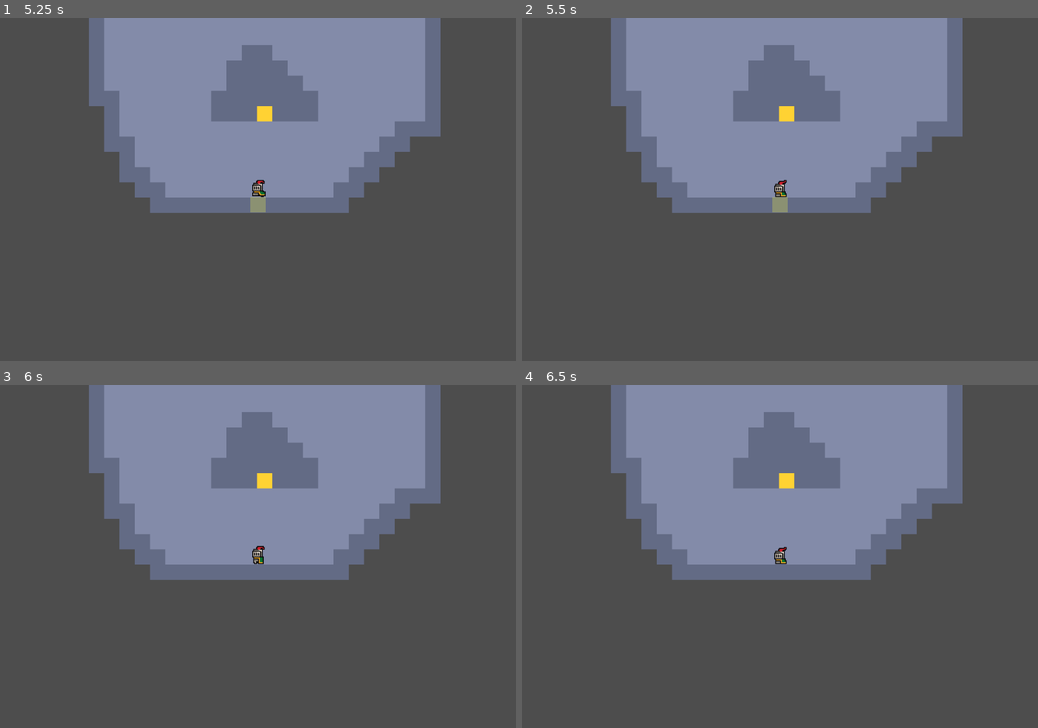
Above: before the commit, frames 1-4 (two rows, left to right).
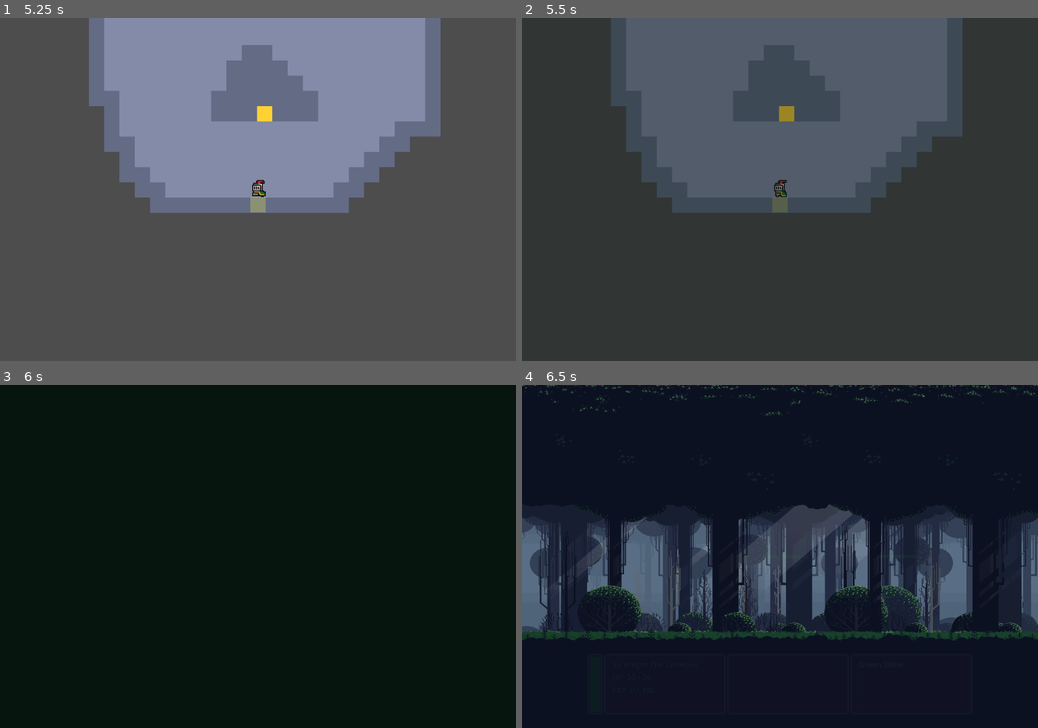
Above: after the commit, the same moments.

Repository: JosiahKey/new-beginnings-version-0.1.0
Game: Godot game, scene res://Scenes/main.tscn
Same seed, same stepped clock (60 frames per second), same inputs: the game is played once before the commit and once after it.
Inputs (mouse positions are in pixels of both pictures, inside the frame that each line leads up to):
- Up to frame 1 (5.25 s): tap Enter at 0.5, 2, 3.5 s; move the mouse to (371, 172) at 0.52 s; hold Right (ui_right) 0.53-1.25 s; hold E (Interact) 0.53-1.25 s; click (371, 172) at 0.67 s; tap Space at 1.25, 2.75, 5 s; drag from (154, 206) to (273, 189) at 1.27 s; move the mouse to (309, 114) at 2.02 s; hold Right (ui_right) 2.03-2.75 s; hold E (Interact) 2.03-2.75 s; drag from (232, 258) to (196, 114) at 2.77 s; move the mouse to (412, 240) at 3.52 s; hold Left (ui_left) 3.53-4.25 s; hold E (Interact) 3.53-4.25 s; drag from (103, 138) to (180, 103) at 4.27 s; move the mouse to (283, 189) at 5.02 s; hold Down (ui_down) from 5.03 s (still down); hold E (Interact) from 5.03 s (still down); click (283, 189) at 5.17 s
- Up to frame 2 (5.5 s): keep holding Down (ui_down); keep holding E (Interact)
- Up to frame 3 (6 s): release Down (ui_down) at 5.75 s; release E (Interact) at 5.75 s; drag from (180, 470) to (154, 573) at 5.77 s
- Up to frame 4 (6.5 s): no input

Frame 1 is identical in both runs. In frame 2, 100% of the frame differs, in the area x 0-100%, y 0-100%; in frame 3, 100%; in frame 4, 98%.
Error in both runs: Attempt to call function 'get_as_text' in base 'null instance' on a null instance. (res://Globals/player_data.gd:53)

Commit message:
balance changes

Diff:
--- a/Data/biome_data.json
+++ b/Data/biome_data.json
@@ -40,7 +40,7 @@
 	},
 	"Mountains": {
 	  "green_slime": 0,
-	  "purple_slime": 3,
+	  "purple_slime": 2,
 	  "rat": 0,
 	  "wasp": 0,
 	  "funguy": 1,
--- a/Data/enemy_data.json
+++ b/Data/enemy_data.json
@@ -23,7 +23,7 @@
 	"Evasion": 5,
 	"PDR": 0,
 	"Speed": 2,
-	"EXP": 200,
+	"EXP": 500,
 	"Difficulty": 2,
 	"Biome": "Plains"
   },
@@ -37,7 +37,7 @@
 	"Evasion": 10,
 	"PDR": 0,
 	"Speed": 6,
-	"EXP": 100,
+	"EXP": 150,
 	"Difficulty": 1,
 	"Biome": "Any"
   },
@@ -65,7 +65,7 @@
 	"Evasion": 0,
 	"PDR": 0,
 	"Speed": 1,
-	"EXP": 200,
+	"EXP": 1000,
 	"Difficulty": 1,
 	"Biome": "Any"
   },
@@ -79,7 +79,7 @@
 	"Evasion": 5,
 	"PDR": 0,
 	"Speed": 8,
-	"EXP": 500,
+	"EXP": 1000,
 	"Difficulty": 1,
 	"Biome": ""
   },
@@ -93,7 +93,7 @@
 	"Evasion": 5,
 	"PDR": 0,
 	"Speed": 3,
-	"EXP": 3000,
+	"EXP": 3500,
 	"Difficulty": 2,
 	"Biome": "Ruins"
   },
--- a/Resources/default_bus_layout.tres
+++ b/Resources/default_bus_layout.tres
@@ -1,7 +1,7 @@
 [gd_resource type="AudioBusLayout" format=3 uid="uid://0ufsrn4ynqe4"]
 
 [resource]
-bus/0/volume_db = -80.0
+bus/0/volume_db = 0.06726074
 bus/1/name = &"Music"
 bus/1/solo = false
 bus/1/mute = false
--- a/Scripts/combat_ui.gd
+++ b/Scripts/combat_ui.gd
@@ -97,7 +97,7 @@
 
 func _on_reward_visibility_changed() -> void:
 	if $Reward.visible == false:
-		AudioManager.change_to_precombat_song()
+		AudioManager.change_song_to_combat("untitled")
 		GameState.state = ""
 		#fade out
 		SignalBus.combat_exited.emit()
--- a/Scripts/player.gd
+++ b/Scripts/player.gd
@@ -14,7 +14,7 @@
 	# Hide all highlights initially
 	update_highlight_visibility(Vector2.ZERO)
 	#randomize()
-	timer.wait_time = 3.0#randf_range(5.0, 10.0)
+	timer.wait_time = 2.5#randf_range(5.0, 10.0)
 	timer.start()
 
 func _physics_process(_delta):
@@ -96,5 +96,5 @@
 
 func pause_player():
 	randomize()
-	timer.wait_time = randf_range(5.0, 10.0)
+	timer.wait_time = randf_range(6.0, 10.0)
 	timer.paused = true
